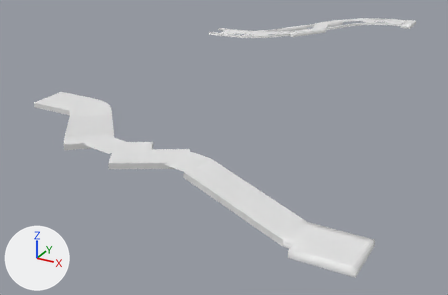
What one commit did to the FBX model Content/Placeable/RoadModule/D5/SM_RoadModule_D5.fbx.
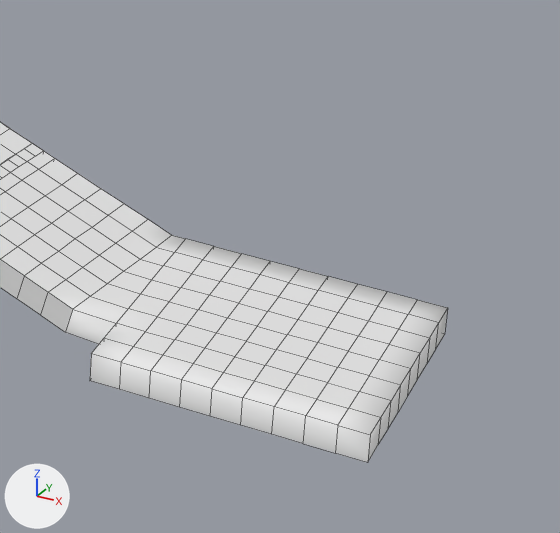
Old and new are each drawn whole from a 50 mm camera at (91.4, -90.1, 42.4) aimed at (26.5, 27.9, -16.6) and again close up on the part from 59% to 90% of the width and 56% to 100% of the height. Lighting does not change. The marker at lower left points along +X, +Y and +Z. The close-ups show mesh edges as thin lines. Where no turn or scale is listed for an object, it has been applied to the vertices. Vertices at the same position are counted once.

Before the edit, the objects in view are built like this:
```python
me_output0 = bpy.data.meshes.new('output0')
me_output0.from_pydata(...)  # 2377 vertices, 1936 faces; spans x 0.0..75.1, y -27.2..112.0, z -2.5..3.2
# before: 2219 (59.3, -21.6, 0.1), 2227 (59.4, -21.1, 0.1), 2239 (50.8, -19.6, 2.4), 2240 (50.4, -19.0, 2.5), 2241 (59.8, -21.7, -0.1)
# before: 2242 (50.9, -19.1, 2.4), 2244 (50.7, -20.1, 2.4), 2247 (59.9, -20.7, -0.1) at pixel (2, 178), 2248 (50.3, -20.0, 2.5), 2249 (59.5, -20.6, 0.1)
ob_output0 = bpy.data.objects.new('output0', me_output0)
ob_output0.location = (0.0, 0.0, 0.0)
```
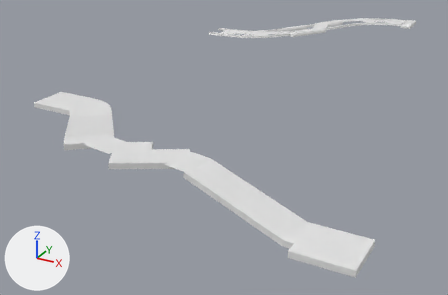
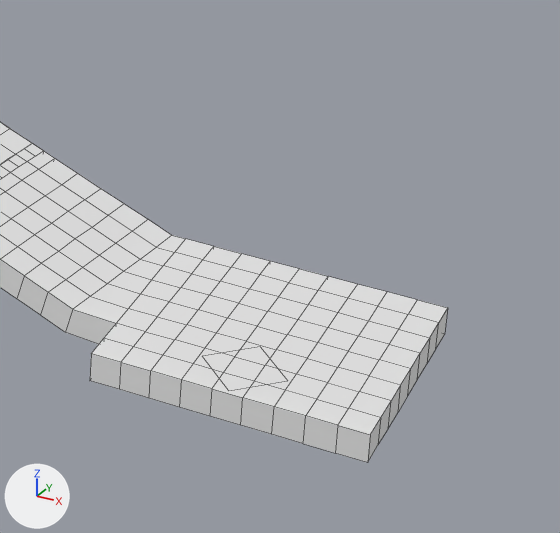
Edits to the bpy script that builds the scene:
```text
Change me_output0:
    where me_output0.from_pydata(...)  # 2377 vertices, 1936 faces; spans x 0.0..75.1, y -27.2..112.0, z -2.5..3.2
    used by ob_output0; location = (0.0, 0.0, 0.0)
    verts and faces of me_output0; kept vertices keep their numbers, new ones are numbered from 2377
    me_output0 part 1
    add delete_faces([(2240, 2248, 2244, 2242), (2219, 2241, 2247, 2249)])
    add verts[2377] = (59.9, -21.2, -0.1)
    add verts[2378] = (50.3, -19.5, 2.5)
    add verts[2379] = (70.6, -24.3, -1.5)  # pixel (260, 346)
    add verts[2380] = (70.6, -27.1, -1.5)  # pixel (228, 390)
    add verts[2381] = (72.0, -25.7, -1.5)  # pixel (287, 380)
    add verts[2382] = (69.2, -25.7, -1.5)  # pixel (202, 356)
    add faces += [(2239, 2378, 2248, 2244), (2219, 2241, 2377, 2227), (2227, 2377, 2247, 2249), (2239, 2242, 2240, 2378), (2379, 2382, 2380, 2381)]
```

Pixel boxes [x1, y1, x2, y2] of what changed, in the close-ups (560 x 533 px):
part 1 of me_output0, built on
    after: [0, 177, 287, 391]
